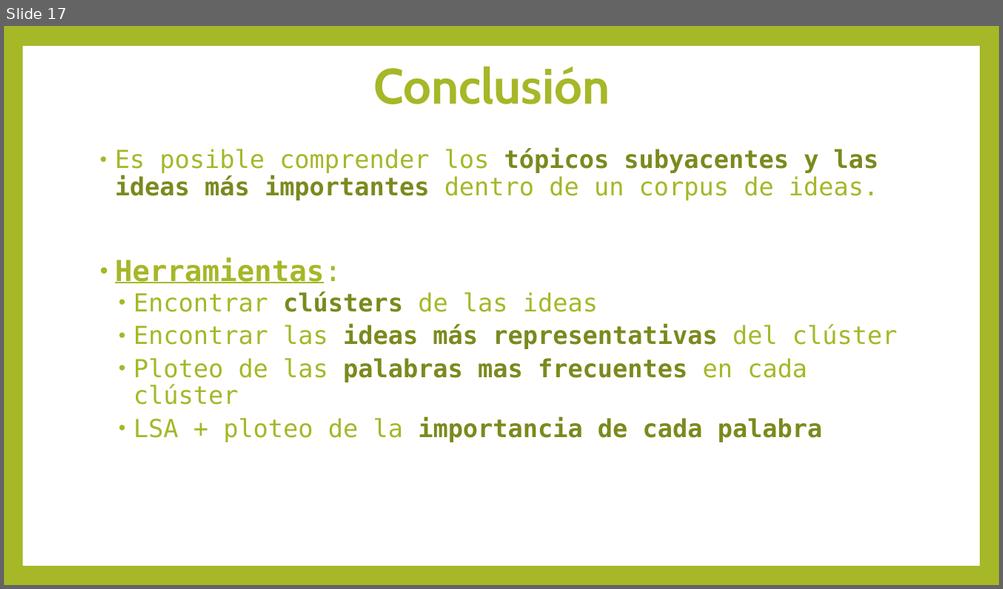
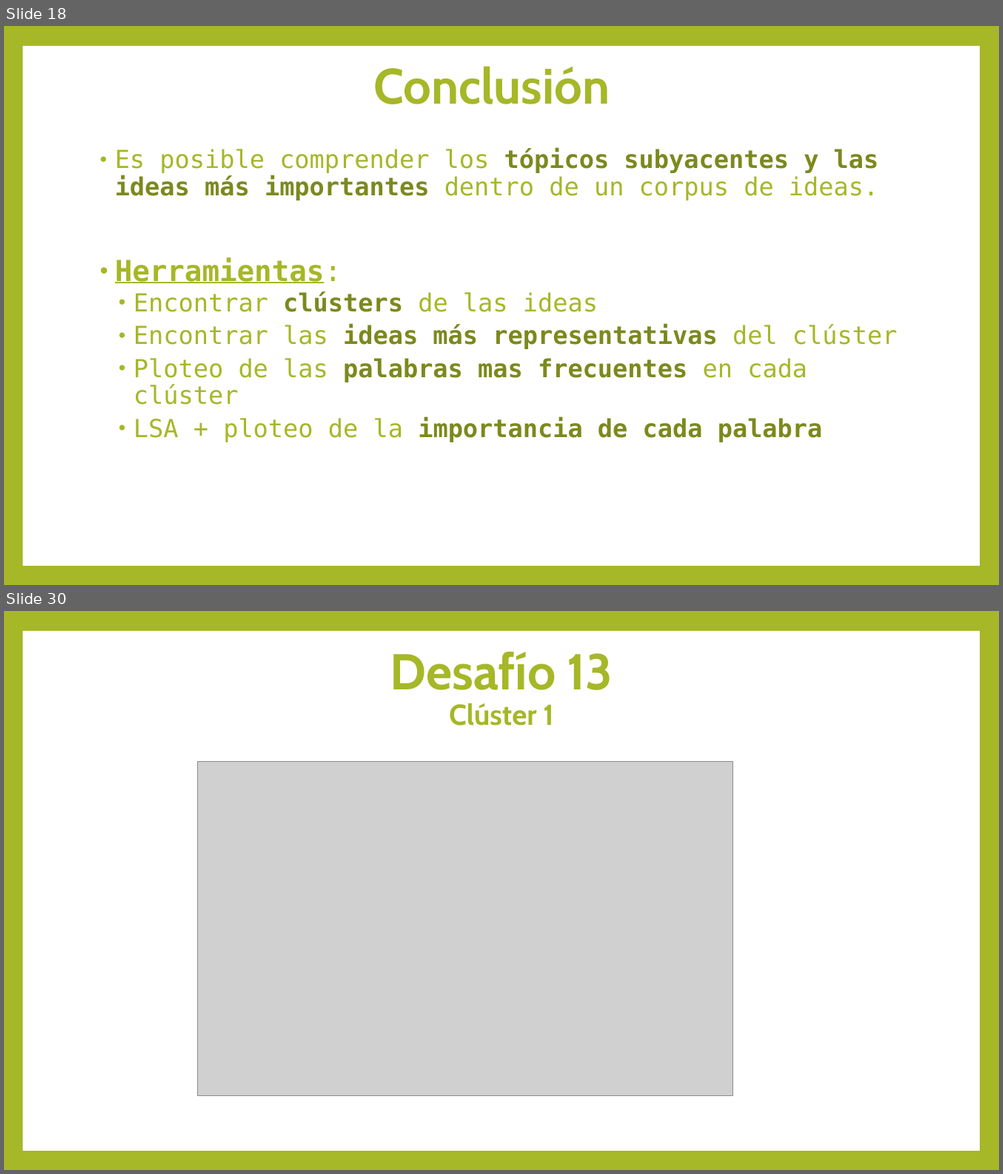
Before and after one commit to felipeaguirre66/PoliticsNLP, a slide deck: Summarization/presentacion_summarization.pptx. Shown one above the other, each under a label of ours: slide 17 before the commit, slides 18 and 30 after it; the slides between them are not shown. The pictures are 1003x589 and 1003x1174 pixels, drawn with LibreOffice and Linux fonts; fonts in the diff are those of the drawing; grey boxes stand for pictures. Boxes give left, top, right and bottom in pixels: in the first picture for what was removed or moved away, otherwise in the second. Text is boxed around its words. In the diff, an @@ line names an element or a change of style, - is before the commit and + after.

```diff
--- a/Summarization/presentacion_summarization.pptx
+++ b/Summarization/presentacion_summarization.pptx
@@ slide 30 added at [4, 611, 999, 1170], background #A6B727; not listed: 1 template element that a slide beside it also shows @@
@@ title added at [390, 652, 613, 726], 48.6 pt, text #A6B727, bold @@
+Desafío 13
+Clúster 1
@@ picture added at [197, 762, 733, 1096] @@
@@ what was slide 17 is now slide 18 @@
```
Also in this commit, not shown: 66 other slides added, 4 other files.
